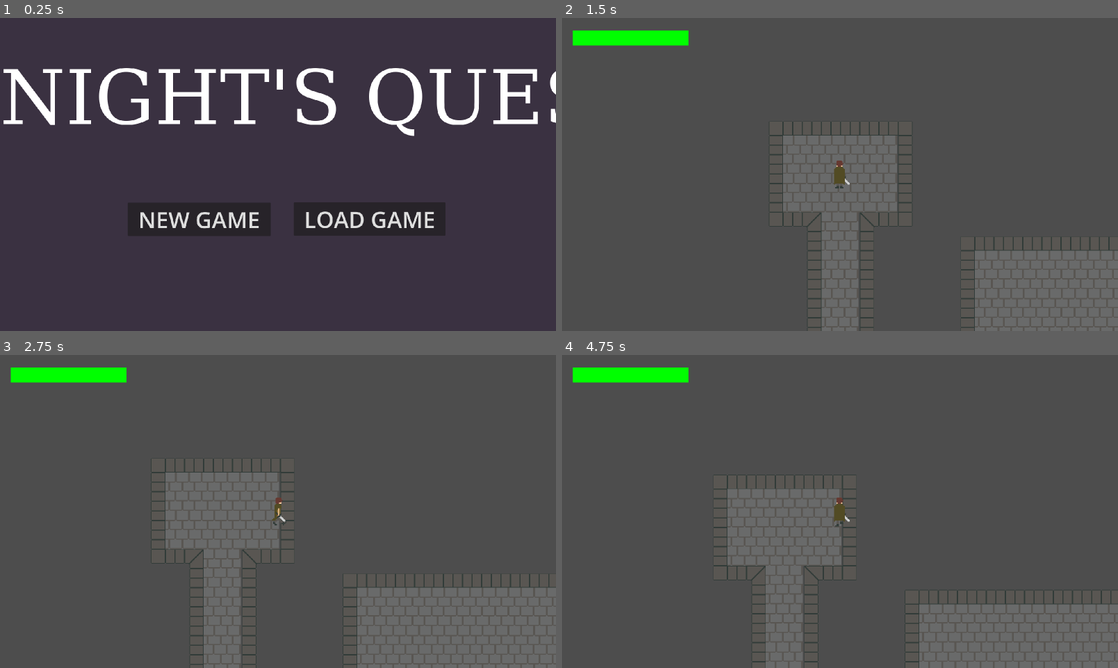
Above: before the commit, frames 1-4 (two rows, left to right).
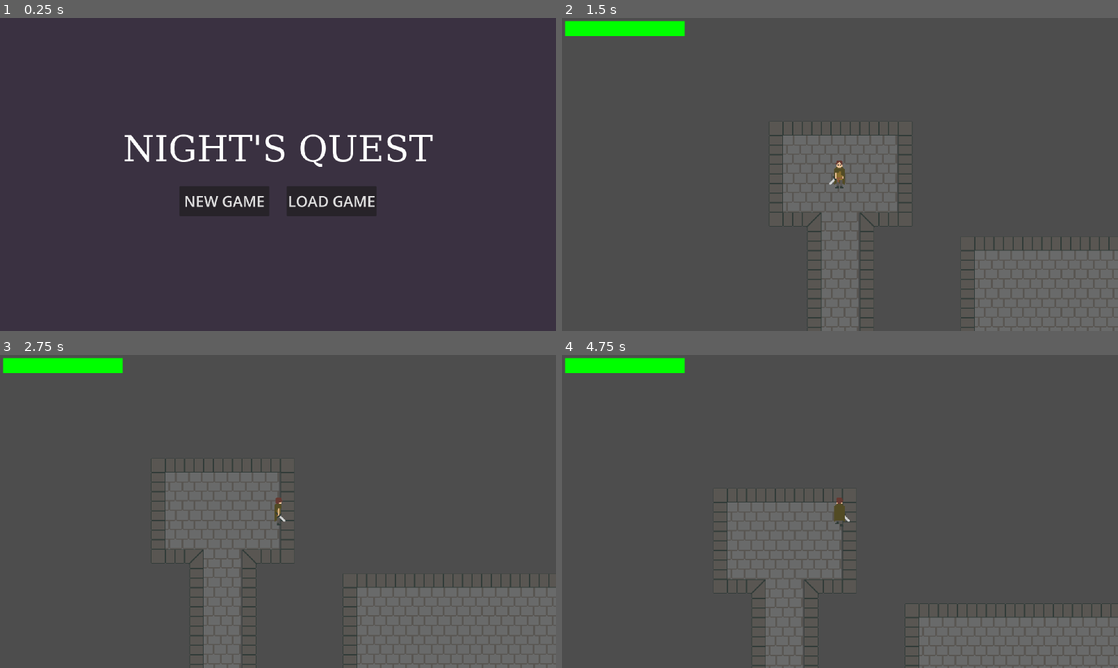
Above: after the commit, the same moments.

Repository: Theodore-Rett/night-quest
Game: Godot game, scene res://Levels/StartScreen.tscn
The game is run twice, just before and just after one commit, with the same random seed, the same clock (stepped at 60 frames per second) and the same inputs.
Inputs:
- Up to frame 1 (0.25 s): no input
- Up to frame 2 (1.5 s): click "LOAD GAME" at 0.5 s; click "NEW GAME" at 1.25 s
- Up to frame 3 (2.75 s): tap Enter at 2 s; hold D (ui_right) from 2.03 s (still down)
- Up to frame 4 (4.75 s): release D (ui_right) at 2.78 s; hold S (ui_down) 2.78-3.53 s; tap Space at 3.5 s; hold D (ui_right) 3.53-4.28 s; tap Enter at 4.25 s; hold W (ui_up) from 4.28 s (still down)

The runs differ from the first frame. In frame 1, 8.3% of the frame differs, in the area x 0-100%, y 16-68%; in frame 2, 1.4%; in frame 3, 1.4%; in frame 4, 2.9%.

Commit message:
added player knockback upon getting hit

Diff:
--- a/Enemies/shade.gd
+++ b/Enemies/shade.gd
@@ -38,5 +38,5 @@
 			attack()
 
 func attack() -> void:
-	player.take_damage(attack_amount)
+	player.take_damage(attack_amount, global_position)
 	attack_timer = attack_cooldown
--- a/Enemies/terror.gd
+++ b/Enemies/terror.gd
@@ -54,5 +54,5 @@
 		animation_tree.set("parameters/float/blend_position", move_input)
 
 func attack() -> void:
-	player.take_damage(attack_amount)
+	player.take_damage(attack_amount, global_position)
 	attack_timer = attack_cooldown
--- a/GUI/PlayerOverlay.tscn
+++ b/GUI/PlayerOverlay.tscn
@@ -11,11 +11,15 @@
 [node name="PlayerOverlay" type="Camera2D"]
 zoom = Vector2(2, 2)
 
-[node name="ProgressBar" type="ProgressBar" parent="."]
-offset_left = -446.0
-offset_top = -240.0
-offset_right = -253.0
-offset_bottom = -215.0
+[node name="CanvasLayer" type="CanvasLayer" parent="."]
+
+[node name="MarginContainer" type="MarginContainer" parent="CanvasLayer"]
+theme_override_constants/margin_left = 10
+theme_override_constants/margin_top = 10
+
+[node name="ProgressBar" type="ProgressBar" parent="CanvasLayer/MarginContainer"]
+custom_minimum_size = Vector2(400, 50)
+layout_mode = 2
 theme_override_styles/background = SubResource("StyleBoxFlat_eiuyv")
 theme_override_styles/fill = SubResource("StyleBoxFlat_al1rw")
 max_value = 50.0
@@ -23,3 +27,4 @@
 value = 50.0
 show_percentage = false
 script = ExtResource("1_al1rw")
+player = NodePath("../../..")
--- a/GUI/health_bar.gd
+++ b/GUI/health_bar.gd
@@ -5,7 +5,8 @@
 func _ready() -> void:
 	# Auto-find player if not assigned
 	if not player:
-		player = get_parent().get_parent()
+		# ProgressBar > MarginContainer > CanvasLayer > Camera2D > Player
+		player = get_parent().get_parent().get_parent().get_parent()
 
 	# Initialize the progress bar with player's current health
 	max_value = player.max_health
--- a/Levels/DreamRoom.tscn
+++ b/Levels/DreamRoom.tscn
@@ -1,10 +1,10 @@
 [gd_scene load_steps=11 format=4 uid="uid://bgpe3biy64qh2"]
 
 [ext_resource type="Texture2D" uid="uid://bdmi43dai70ro" path="res://Assets/StoneWall-Sheet.png" id="1_ag5rx"]
-[ext_resource type="PackedScene" uid="uid://cl4jbg5cf1k51" path="res://MC.tscn" id="1_f5556"]
 [ext_resource type="Texture2D" uid="uid://by1l0n8316dc3" path="res://Assets/StoneFloor-Sheet.png" id="2_4gx3l"]
 [ext_resource type="PackedScene" uid="uid://bepp2ols8wdda" path="res://Objects/Chest.tscn" id="3_4gx3l"]
 [ext_resource type="PackedScene" uid="uid://b6dum0s5dhuwd" path="res://Enemies/Terror.tscn" id="4_kaa0g"]
+[ext_resource type="PackedScene" uid="uid://bxke47p8qi45f" path="res://player.tscn" id="6_ag5rx"]
 [ext_resource type="PackedScene" uid="uid://b2vksc0fvfx1u" path="res://Enemies/shade.tscn" id="6_yhakw"]
 
 [sub_resource type="TileSetAtlasSource" id="TileSetAtlasSource_ag5rx"]
@@ -564,11 +564,6 @@
 [node name="Chest" parent="." instance=ExtResource("3_4gx3l")]
 position = Vector2(965, 213)
 
-[node name="MC" parent="." instance=ExtResource("1_f5556")]
-motion_mode = 1
-speed = 150.0
-starting_direction = Vector2(0, 0)
-
 [node name="Terror" parent="." node_paths=PackedStringArray("player") instance=ExtResource("4_kaa0g")]
 position = Vector2(960, 604)
 motion_mode = 1
@@ -587,3 +582,5 @@
 attack_distance = 40.0
 attack_cooldown = 1.5
 player = NodePath("../MC")
+
+[node name="MC" parent="." instance=ExtResource("6_ag5rx")]
--- a/Levels/GameOver.tscn
+++ b/Levels/GameOver.tscn
@@ -37,40 +37,68 @@
 anchor_bottom = 1.0
 grow_horizontal = 2
 grow_vertical = 2
-scale = Vector2(1.0055037, 0.99562347)
 
 [node name="ColorRect" type="ColorRect" parent="."]
-layout_mode = 0
-offset_right = 1845.8411
-offset_bottom = 1048.1487
+layout_mode = 1
+anchors_preset = 15
+anchor_right = 1.0
+anchor_bottom = 1.0
+grow_horizontal = 2
+grow_vertical = 2
 color = Color(0.22930995, 0.1917026, 0.25655144, 1)
 
-[node name="Label" type="Label" parent="."]
-layout_mode = 0
-offset_top = 154.0
-offset_right = 1845.8411
-offset_bottom = 487.0
+[node name="MarginContainer" type="MarginContainer" parent="."]
+layout_mode = 1
+anchors_preset = 15
+anchor_right = 1.0
+anchor_bottom = 1.0
+grow_horizontal = 2
+grow_vertical = 2
+theme_override_constants/margin_left = 50
+theme_override_constants/margin_top = 50
+theme_override_constants/margin_right = 50
+theme_override_constants/margin_bottom = 50
+
+[node name="VBoxContainer" type="VBoxContainer" parent="MarginContainer"]
+layout_mode = 2
+alignment = 1
+size_flags_vertical = 4
+
+[node name="Label" type="Label" parent="MarginContainer/VBoxContainer"]
+layout_mode = 2
 theme_override_fonts/font = SubResource("FontFile_yiddv")
-theme_override_font_sizes/font_size = 250
+theme_override_font_sizes/font_size = 120
 text = "GAME OVER"
 horizontal_alignment = 1
 
-[node name="Quit_Button" type="Button" parent="."]
-layout_mode = 0
-offset_left = 971.0
-offset_top = 628.0
-offset_right = 1436.0
-offset_bottom = 739.0
-theme_override_font_sizes/font_size = 75
+[node name="Spacer" type="Control" parent="MarginContainer/VBoxContainer"]
+layout_mode = 2
+size_flags_vertical = 4
+custom_minimum_size = Vector2(0, 50)
+
+[node name="HBoxContainer" type="HBoxContainer" parent="MarginContainer/VBoxContainer"]
+layout_mode = 2
+alignment = 1
+size_flags_horizontal = 4
+custom_minimum_size = Vector2(0, 100)
+
+[node name="Home_Button" type="Button" parent="MarginContainer/VBoxContainer/HBoxContainer"]
+layout_mode = 2
+size_flags_horizontal = 0
+custom_minimum_size = Vector2(300, 80)
+theme_override_font_sizes/font_size = 50
+text = "HOME"
+script = ExtResource("1_m8yab")
+
+[node name="Spacer2" type="Control" parent="MarginContainer/VBoxContainer/HBoxContainer"]
+layout_mode = 2
+size_flags_horizontal = 4
+custom_minimum_size = Vector2(50, 0)
+
+[node name="Quit_Button" type="Button" parent="MarginContainer/VBoxContainer/HBoxContainer"]
+layout_mode = 2
+size_flags_horizontal = 0
+custom_minimum_size = Vector2(300, 80)
+theme_override_font_sizes/font_size = 50
 text = "QUIT GAME"
 script = ExtResource("1_l8e1j")
-
-[node name="Home_Button" type="Button" parent="."]
-layout_mode = 0
-offset_left = 527.0
-offset_top = 628.0
-offset_right = 848.0
-offset_bottom = 739.0
-theme_override_font_sizes/font_size = 75
-text = "HOME"
-script = ExtResource("1_m8yab")
--- a/Levels/StartScreen.tscn
+++ b/Levels/StartScreen.tscn
@@ -31,39 +31,67 @@
 anchor_bottom = 1.0
 grow_horizontal = 2
 grow_vertical = 2
-scale = Vector2(0.99871266, 1.0045432)
 
 [node name="ColorRect" type="ColorRect" parent="."]
-layout_mode = 0
-offset_right = 1858.3925
-offset_bottom = 1039.2784
+layout_mode = 1
+anchors_preset = 15
+anchor_right = 1.0
+anchor_bottom = 1.0
+grow_horizontal = 2
+grow_vertical = 2
 color = Color(0.22930995, 0.1917026, 0.25655144, 1)
 
-[node name="Label" type="Label" parent="."]
-layout_mode = 0
-offset_top = 154.0
-offset_right = 1858.3925
-offset_bottom = 487.0
+[node name="MarginContainer" type="MarginContainer" parent="."]
+layout_mode = 1
+anchors_preset = 15
+anchor_right = 1.0
+anchor_bottom = 1.0
+grow_horizontal = 2
+grow_vertical = 2
+theme_override_constants/margin_left = 50
+theme_override_constants/margin_top = 50
+theme_override_constants/margin_right = 50
+theme_override_constants/margin_bottom = 50
+
+[node name="VBoxContainer" type="VBoxContainer" parent="MarginContainer"]
+layout_mode = 2
+alignment = 1
+size_flags_vertical = 4
+
+[node name="Label" type="Label" parent="MarginContainer/VBoxContainer"]
+layout_mode = 2
 theme_override_fonts/font = SubResource("FontFile_yiddv")
-theme_override_font_sizes/font_size = 250
+theme_override_font_sizes/font_size = 120
 text = "NIGHT'S QUEST"
 horizontal_alignment = 1
 
-[node name="Load_Button" type="Button" parent="."]
-layout_mode = 0
-offset_left = 982.0
-offset_top = 612.0
-offset_right = 1489.0
-offset_bottom = 723.0
-theme_override_font_sizes/font_size = 75
-text = "LOAD GAME"
+[node name="Spacer" type="Control" parent="MarginContainer/VBoxContainer"]
+layout_mode = 2
+size_flags_vertical = 4
+custom_minimum_size = Vector2(0, 50)
 
-[node name="New_Button" type="Button" parent="."]
-layout_mode = 0
-offset_left = 427.0
-offset_top = 613.0
-offset_right = 905.0
-offset_bottom = 724.0
-theme_override_font_sizes/font_size = 75
+[node name="HBoxContainer" type="HBoxContainer" parent="MarginContainer/VBoxContainer"]
+layout_mode = 2
+alignment = 1
+size_flags_horizontal = 4
+custom_minimum_size = Vector2(0, 100)
+
+[node name="New_Button" type="Button" parent="MarginContainer/VBoxContainer/HBoxContainer"]
+layout_mode = 2
+size_flags_horizontal = 0
+custom_minimum_size = Vector2(300, 80)
+theme_override_font_sizes/font_size = 50
 text = "NEW GAME"
 script = ExtResource("1_v7b2h")
+
+[node name="Spacer2" type="Control" parent="MarginContainer/VBoxContainer/HBoxContainer"]
+layout_mode = 2
+size_flags_horizontal = 4
+custom_minimum_size = Vector2(50, 0)
+
+[node name="Load_Button" type="Button" parent="MarginContainer/VBoxContainer/HBoxContainer"]
+layout_mode = 2
+size_flags_horizontal = 0
+custom_minimum_size = Vector2(300, 80)
+theme_override_font_sizes/font_size = 50
+text = "LOAD GAME"
--- a/MC.gd
+++ b/player.gd
@@ -10,10 +10,24 @@
 
 signal health_changed(new_health : int)
 
+var knockback_timer : float = 0.0
+var knockback_duration : float = 0.0
+var knockback_velocity : Vector2 = Vector2.ZERO
+
 func _ready():
 	update_animation_parameters(starting_direction)
 
 func _physics_process(_delta):
+	if knockback_timer > 0.0:
+		knockback_timer -= _delta
+		# Ease-out (quadratic): progress from 1 to 0
+		var progress = knockback_timer / knockback_duration
+		var eased_progress = progress * progress
+		velocity = knockback_velocity * eased_progress
+		move_and_slide()
+		pick_new_state()
+		return
+
 	var input_direction = Vector2(
 		Input.get_action_strength("ui_right") - Input.get_action_strength("ui_left"),
 		Input.get_action_strength("ui_down") - Input.get_action_strength("ui_up")
@@ -38,9 +52,10 @@
 	else:
 		state_machine.travel("Idle")
 
-func take_damage(amount : int) -> void:
+func take_damage(amount : int, attacker_position : Vector2 = Vector2.ZERO) -> void:
 	current_health = max(0, current_health - amount)
 	health_changed.emit(current_health)
+	knockback(attacker_position, 400)
 
 	# Check if player died
 	if current_health <= 0:
@@ -49,3 +64,9 @@
 func heal(amount : int) -> void:
 	current_health = min(max_health, current_health + amount)
 	health_changed.emit(current_health)
+
+func knockback(attacker_position : Vector2, kb_force : float = 300):
+	knockback_duration = 0.2
+	var kb_direction = (global_position - attacker_position).normalized() * kb_force
+	knockback_velocity = kb_direction
+	knockback_timer = knockback_duration
--- a/MC.tscn
+++ b/player.tscn
@@ -1,6 +1,6 @@
-[gd_scene load_steps=29 format=3 uid="uid://cl4jbg5cf1k51"]
-
-[ext_resource type="Script" uid="uid://blvp40w358w8u" path="res://MC.gd" id="1_r7cw0"]
+[gd_scene load_steps=29 format=3 uid="uid://bxke47p8qi45f"]
+
+[ext_resource type="Script" uid="uid://ell5iko0uq7n" path="res://player.gd" id="1_r7cw0"]
 [ext_resource type="Texture2D" uid="uid://d2lj1bcb011er" path="res://Assets/MCSpriteStage1-Sheet.png" id="2_r7cw0"]
 [ext_resource type="PackedScene" uid="uid://bfcf7wudmwlqh" path="res://GUI/PlayerOverlay.tscn" id="3_dkpq6"]
 
@@ -232,9 +232,9 @@
 states/Walk/position = Vector2(476, 100)
 transitions = ["Start", "Idle", SubResource("AnimationNodeStateMachineTransition_filap"), "Idle", "Walk", SubResource("AnimationNodeStateMachineTransition_r7cw0"), "Walk", "Idle", SubResource("AnimationNodeStateMachineTransition_dkpq6")]
 
-[node name="MC" type="CharacterBody2D"]
+[node name="player" type="CharacterBody2D"]
 script = ExtResource("1_r7cw0")
-speed = 250.0
+speed = 200.0
 
 [node name="Sprite2D" type="Sprite2D" parent="."]
 position = Vector2(-1, 0)
Binary file added: Assets/asprite/Chest.aseprite
Binary file added: Assets/asprite/Headshots/Player.aseprite
Binary file added: Assets/asprite/Mollie.aseprite
Binary file added: Assets/asprite/PlayerStage1.aseprite
Binary file added: Assets/asprite/Shade.aseprite
Binary file added: Assets/asprite/StoneFloor.aseprite
Binary file added: Assets/asprite/StoneWall.aseprite
Binary file added: Assets/asprite/Terror.aseprite
Not shown, removed: MC.gd.uid
Not shown, added: player.gd.uid
